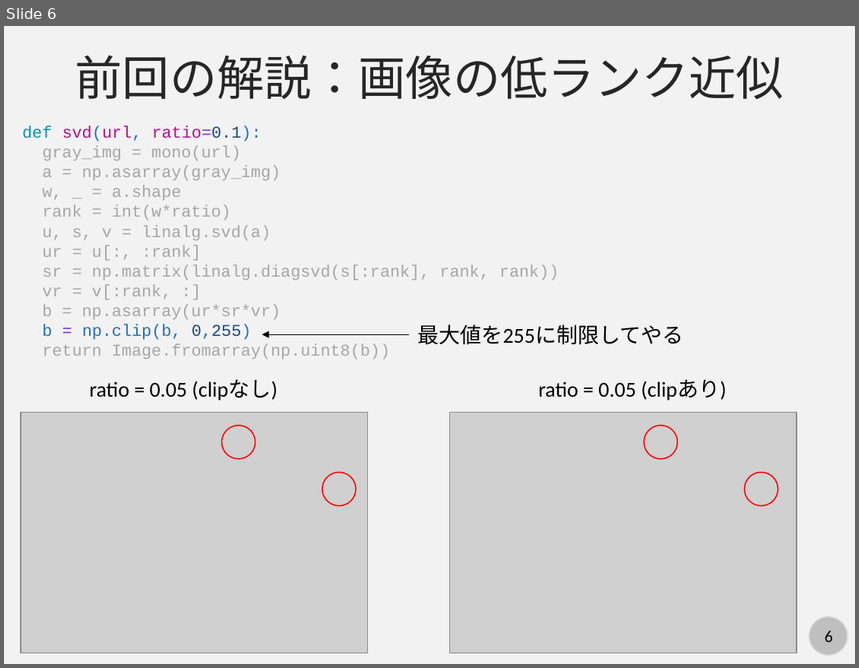
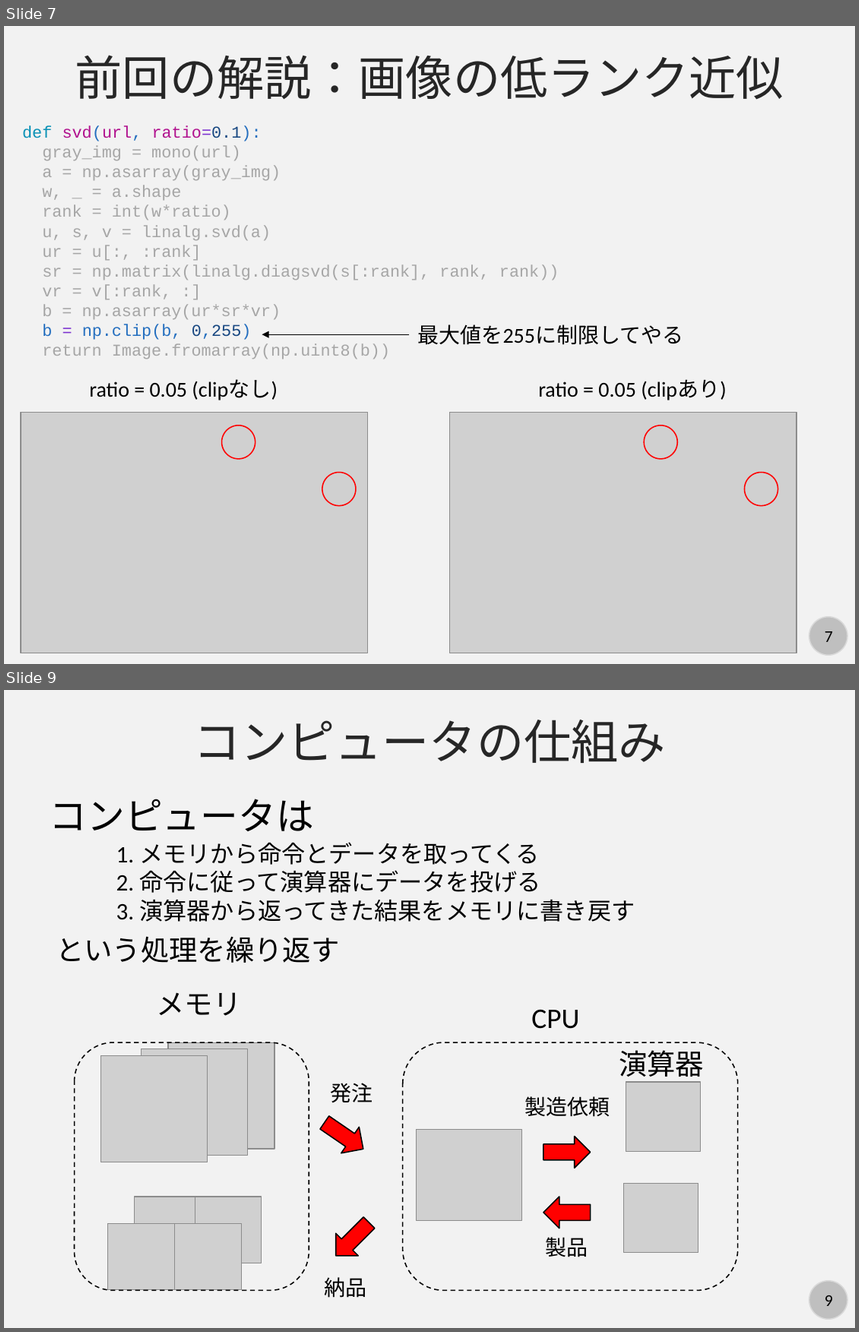
Before and after one commit to kaityo256/python_zero, a slide deck: howtowork/fig/slide.pptx. Shown one above the other, each under a label of ours: slide 6 before the commit, slides 7 and 9 after it; the slides between them are not shown. The pictures are 859x668 and 859x1332 pixels, drawn with LibreOffice and Linux fonts; fonts in the diff are those of the drawing; grey boxes stand for pictures. Boxes give left, top, right and bottom in pixels: in the first picture for what was removed or moved away, otherwise in the second. Text is boxed around its words. In the diff, an @@ line names an element or a change of style, - is before the commit and + after.

```diff
--- a/howtowork/fig/slide.pptx
+++ b/howtowork/fig/slide.pptx
@@ slide 9 added at <box>4,690,855,1328</box>, background #F2F2F2; not listed: 2 template elements that a slide beside it also shows @@
@@ text added at <box>193,720,666,763</box>, 40 pt, text #262626 @@
+コンピュータの仕組み
@@ text added at <box>49,799,314,831</box>, 32 pt, text #000000 @@
+コンピュータは
@@ text added at <box>116,842,635,922</box>, 20 pt, text #000000 @@
+1. メモリから命令とデータを取ってくる
+2. 命令に従って演算器にデータを投げる
+3. 演算器から返ってきた結果をメモリに書き戻す
@@ text added at <box>56,936,339,963</box>, 24 pt, text #000000 @@
+という処理を繰り返す
@@ text added at <box>157,992,242,1016</box>, 24 pt, text #000000 @@
+メモリ
@@ text added at <box>531,1009,579,1029</box>, 24 pt, text #000000 @@
+CPU
@@ rounded rectangle added at <box>75,1043,310,1290</box>, outline #000000 1 pt dashed @@
@@ picture added at <box>141,1049,247,1156</box> @@
@@ picture added at <box>168,1043,275,1149</box> @@
@@ rounded rectangle added at <box>403,1043,739,1290</box>, outline #000000 1 pt dashed @@
@@ text added at <box>619,1050,704,1083</box>, 24 pt, text #000000 @@
+演算器
@@ picture added at <box>101,1056,208,1163</box> @@
@@ text added at <box>331,1083,373,1103</box>, 18 pt, text #000000 @@
+発注
@@ text added at <box>525,1097,610,1117</box>, 18 pt, text #000000 @@
+製造依頼
@@ picture added at <box>626,1082,701,1151</box> @@
@@ right arrow added at <box>316,1110,373,1162</box>, fill #FF0000, outline #000000 1 pt @@
@@ picture added at <box>416,1130,522,1221</box> @@
@@ right arrow added at <box>544,1137,591,1168</box>, fill #FF0000, outline #000000 1 pt @@
@@ picture added at <box>623,1184,699,1252</box> @@
@@ picture added at <box>135,1196,202,1263</box> @@
@@ picture added at <box>195,1196,261,1263</box> @@
@@ right arrow added at <box>325,1212,380,1267</box>, fill #FF0000, outline #000000 1 pt @@
@@ right arrow added at <box>544,1196,591,1228</box>, fill #FF0000, outline #000000 1 pt @@
@@ picture added at <box>108,1224,174,1290</box> @@
@@ picture added at <box>175,1224,241,1290</box> @@
@@ text added at <box>545,1237,588,1258</box>, 18 pt, text #000000 @@
+製品
@@ text added at <box>324,1277,367,1298</box>, 18 pt, text #000000 @@
+納品
@@ what was slide 6 is now slide 7 @@
@@ page number at <box>825,632,833,642</box>: text changed @@
-6
+7
```
Also in this commit, not shown: 1 slide changed, 8 other slides added, 1 slide removed.
